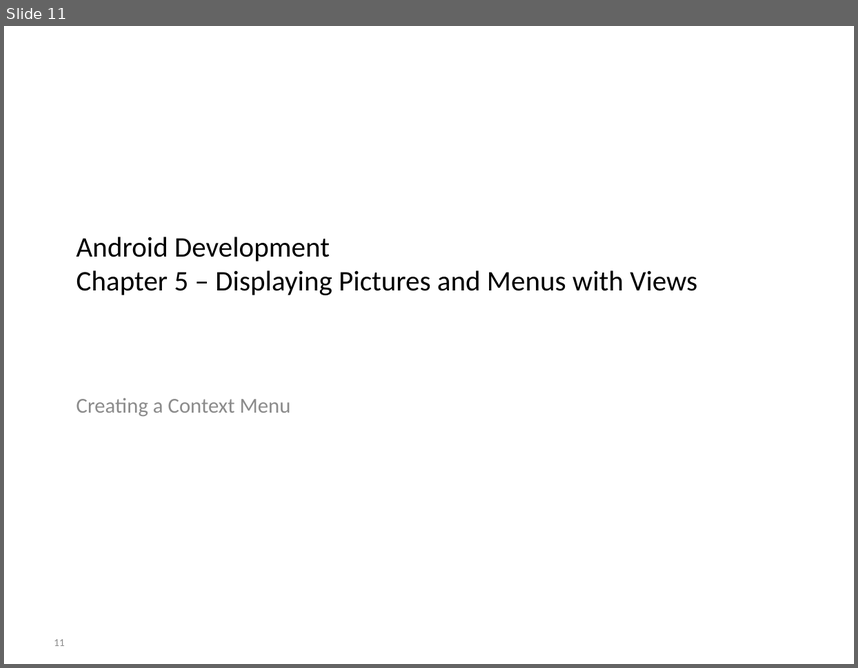
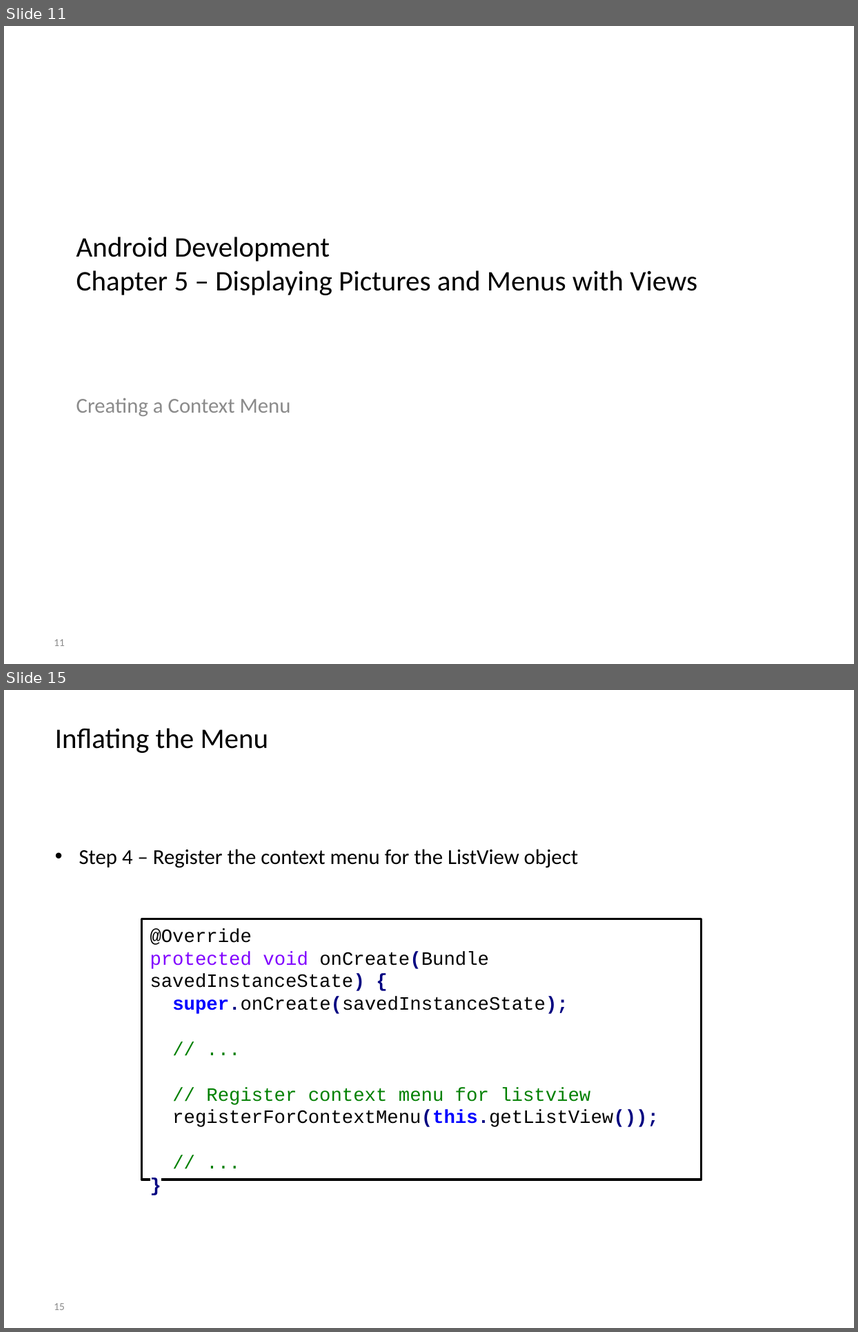
Before and after one commit to BioBoost/android_development_course, a slide deck: slides/chapter5_displaying_pictures_and_menus.pptx. Shown one above the other, each under a label of ours: slide 11 before the commit, slides 11 and 15 after it; the slides between them are not shown. The pictures are 858x668 and 858x1332 pixels, drawn with LibreOffice and Linux fonts; fonts in the diff are those of the drawing; background and template pictures are left out. Boxes give left, top, right and bottom in pixels: in the first picture for what was removed or moved away, otherwise in the second. Text is boxed around its words. In the diff, an @@ line names an element or a change of style, - is before the commit and + after.

Commit message:
Add slides on context menu for listview

```diff
--- a/slides/chapter5_displaying_pictures_and_menus.pptx
+++ b/slides/chapter5_displaying_pictures_and_menus.pptx
@@ slide 15 added at (4, 690, 854, 1328), background picture (left out) @@
@@ title added at (55, 728, 269, 753), 24 pt, text #000000 @@
+Inflating the Menu
@@ text added at (79, 849, 578, 868), 18 pt, text #000000 @@
+• Step 4 – Register the context menu for the ListView object
@@ rectangle added at (142, 918, 701, 1179), fill #FFFFFF, outline #000000 2 pt, 16 pt, text #000000 @@
+@Override
+protected void onCreate(Bundle savedInstanceState) {
+super.onCreate(savedInstanceState);
+// ...
+// Register context menu for listview
+registerForContextMenu(this.getListView());
+// ...
+}
@@ page number added at (54, 1303, 65, 1310), 9 pt, text #8C8C8C @@
+15
```
Also in this commit, not shown: 2 slides changed, 4 other slides added.
